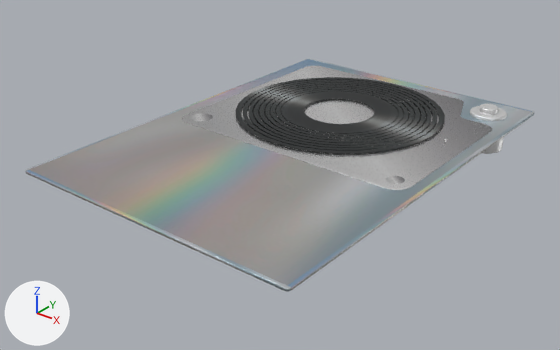
What one commit did to the Blender file new.blend.
Before and after are seen from a 50 mm lens placed at (431.0, -573.0, 324.0), pointed at (-10.0, -22.0, -18.0). The lights are fixed; the arrows at lower left show +X, +Y and +Z.

Objects in the first picture: 'bigger', '唱片盒体', '挤压', '管道.001', '管道.8'.
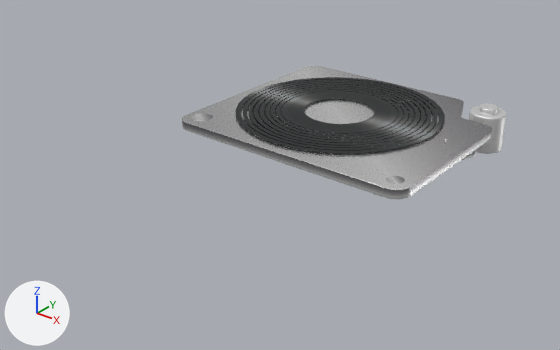
Where the change shows, as pixel boxes (x1, y1, x2, y2) in the pictures (560 x 350 px):
'唱片盒体', deleted: before (25, 59, 535, 292)

Diff of the bpy script that builds the scene:
```diff
--- a/new.blend.py
+++ b/new.blend.py
@@ ob_唱片盒体 @@
-ob_唱片盒体 = bpy.data.objects.new('唱片盒体', me_唱片盒体)
-ob_唱片盒体.location = (0.0, 0.0, 16.2)
-ob_唱片盒体.scale = (1.0, 1.0, 0.104)
```
